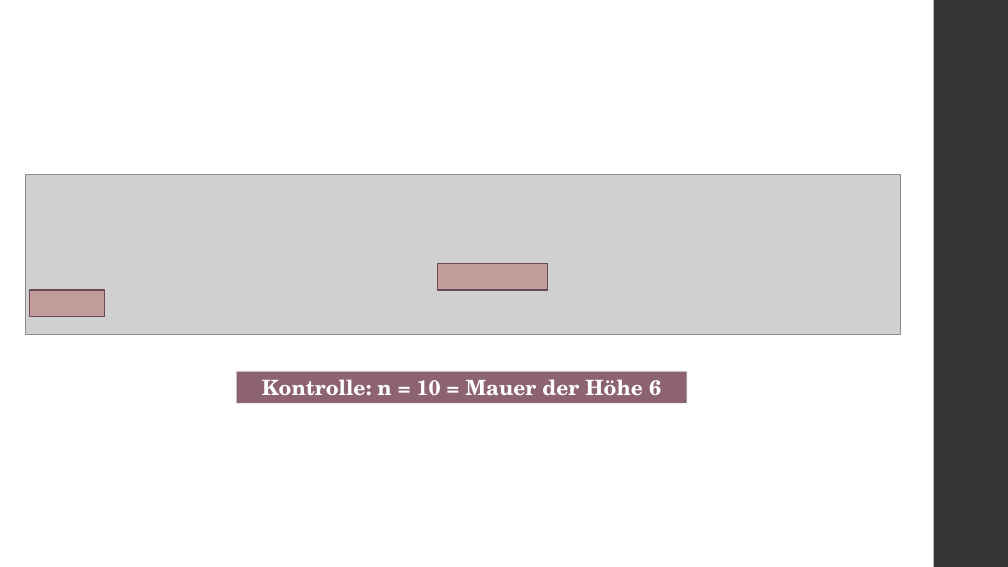
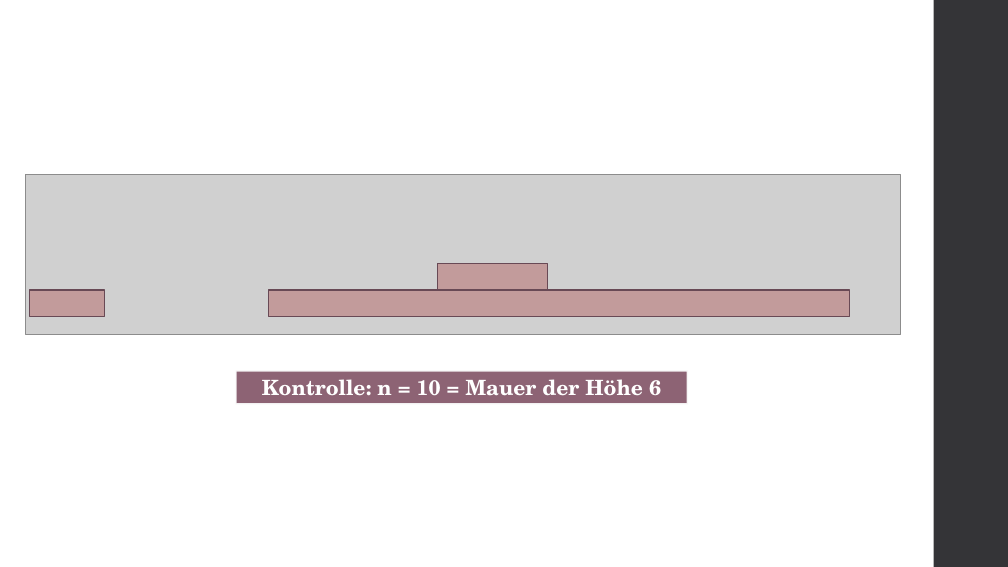
Before and after one commit to atalantus/BwInf36_Runde02, a slide deck: slide 6 of Aufgabe01_Praesentation.pptx. Drawn at 1008x567 pixels with LibreOffice and Linux fonts; fonts in the diff are those of the drawing; grey boxes stand for pictures. Boxes give left, top, right and bottom in pixels: in the first picture for what was removed or moved away, otherwise in the second. Text is boxed around its words. In the diff, an @@ line names an element or a change of style, - is before the commit and + after.

```diff
--- a/Aufgabe01_Praesentation.pptx
+++ b/Aufgabe01_Praesentation.pptx
@@ rectangle added at [268,290,850,317], fill #9A0000 at 25% opacity, outline #684956 1.1 pt @@
```
Also in this commit, not shown: 5 other slides changed, 2 slides added, 5 slides removed.
